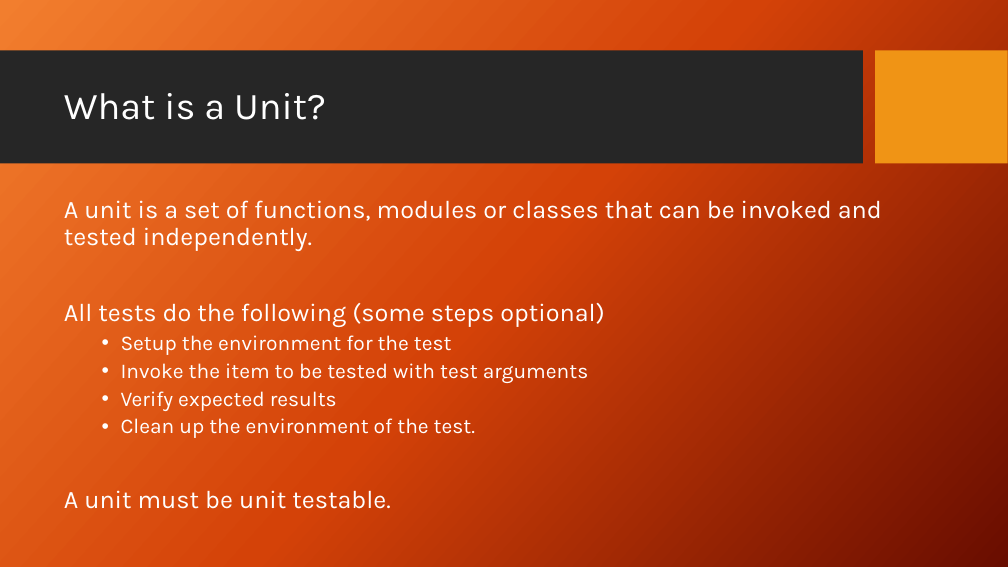
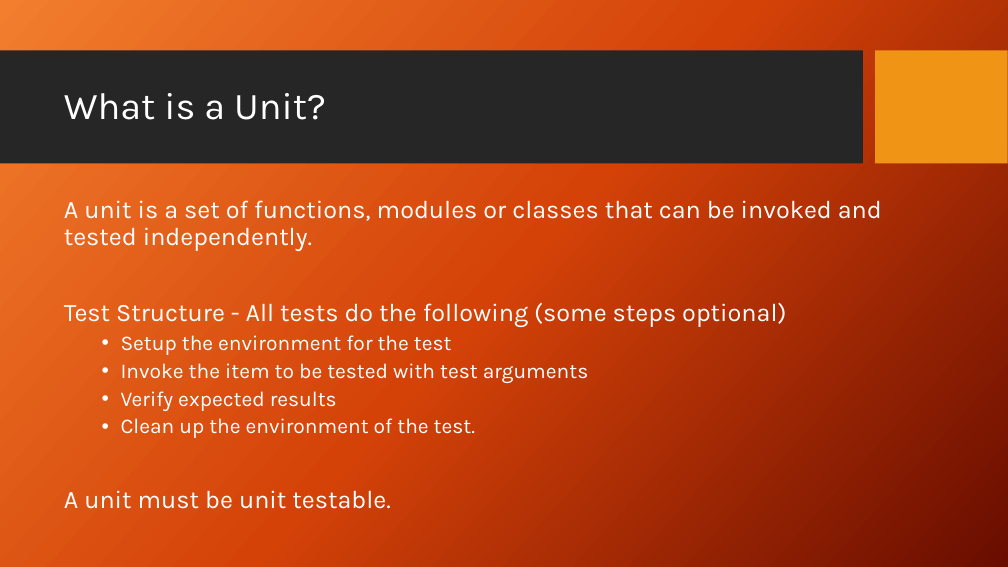
Before and after one commit to PrincetonUniversity/software_testing, a slide deck: slide 5 of UnitTestingSlides.pptx (slide 4 before the commit). Drawn at 1008x567 pixels with LibreOffice and Linux fonts; fonts in the diff are those of the drawing; background and template pictures are left out. Boxes give left, top, right and bottom in pixels: in the first picture for what was removed or moved away, otherwise in the second. Text is boxed around its words. In the diff, an @@ line names an element or a change of style, - is before the commit and + after.

```diff
--- a/UnitTestingSlides.pptx
+++ b/UnitTestingSlides.pptx
@@ text at (64,303,786,327): text changed @@
-All tests do the following (some steps optional)
+Test Structure - All tests do the following (some steps optional)
```
Also in this commit, not shown: 2 other slides changed, 3 slides added, 11 other files.
